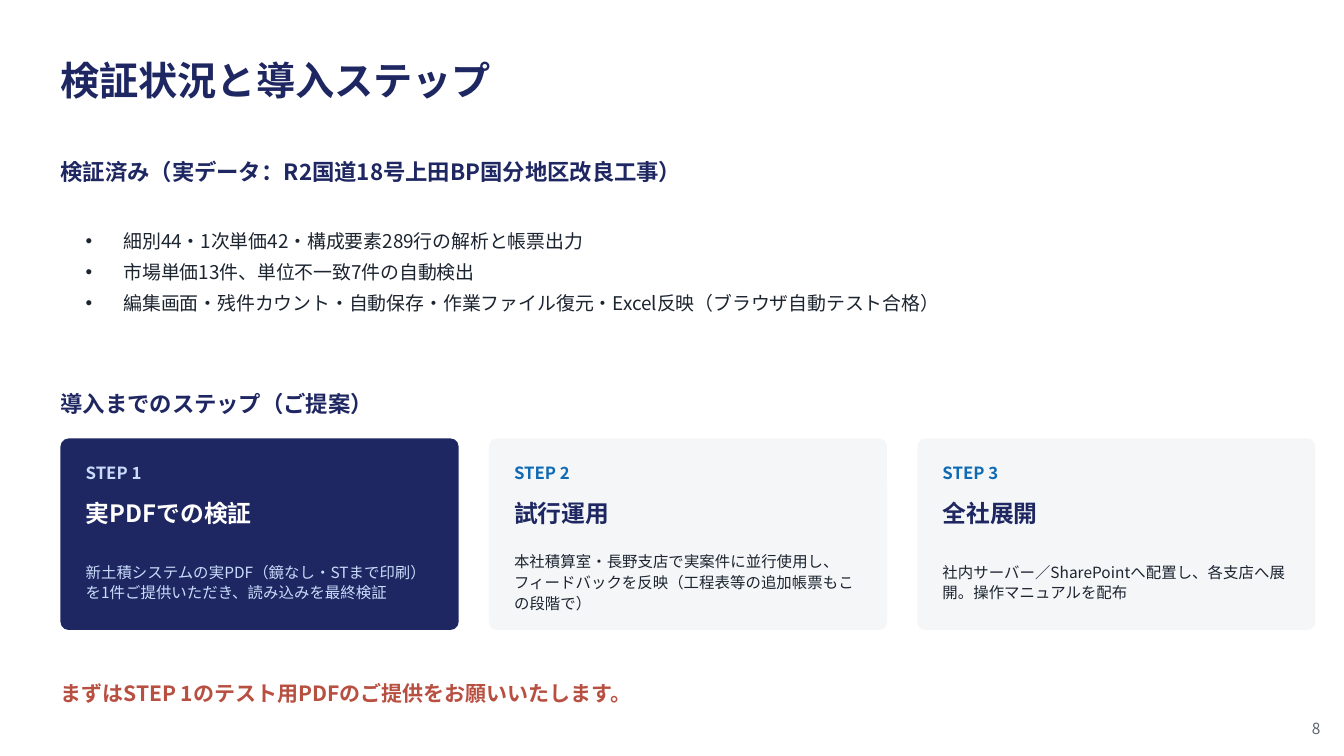
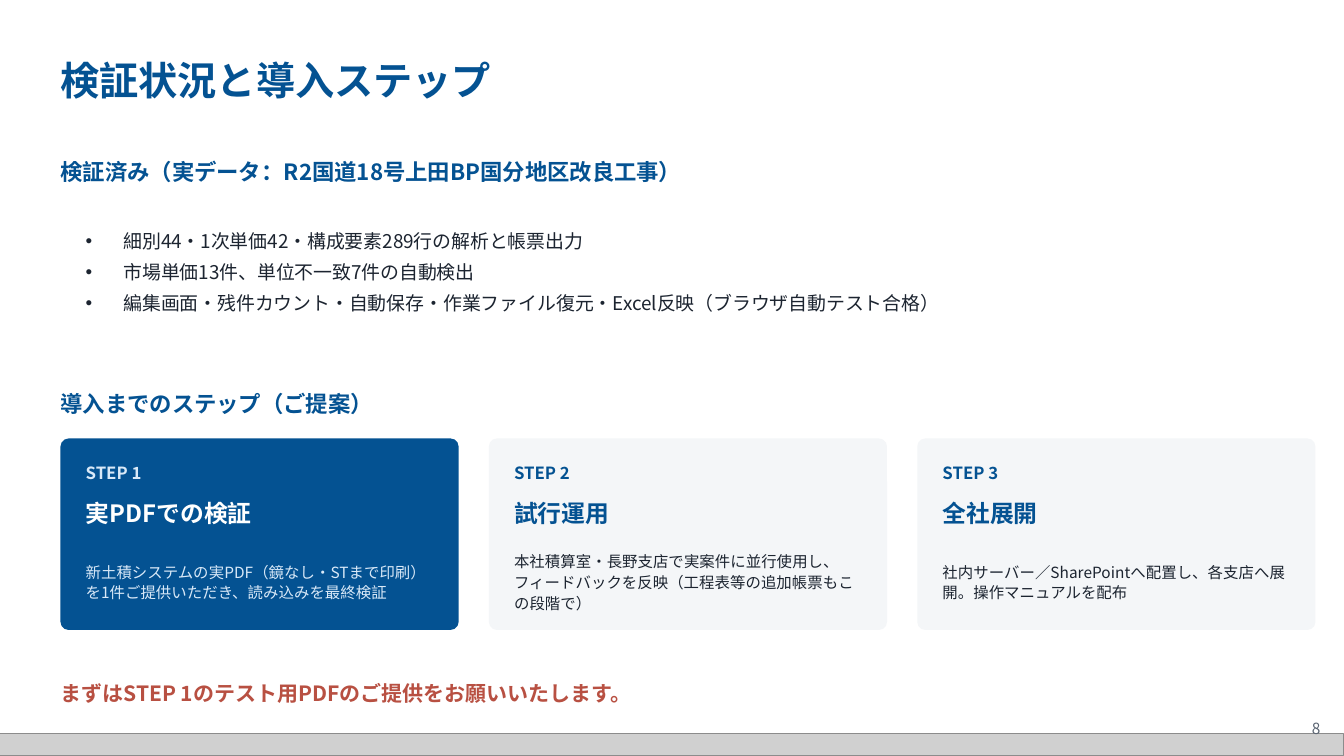
Before and after one commit to caica-inc/takashima-yuto-site, a slide deck: slide 8 of sekisan/docs/KCM積算ツール_ご説明資料.pptx. Drawn at 1344x756 pixels with LibreOffice and Linux fonts; fonts in the diff are those of the drawing; grey boxes stand for pictures. Boxes give left, top, right and bottom in pixels: in the first picture for what was removed or moved away, otherwise in the second. Text is boxed around its words. In the diff, an @@ line names an element or a change of style, - is before the commit and + after.

```diff
--- a/sekisan/docs/KCM積算ツール_ご説明資料.pptx
+++ b/sekisan/docs/KCM積算ツール_ご説明資料.pptx
@@ rounded rectangle at (x1=60, y1=439, x2=459, y2=630): fill #1E2761 to #045292 @@
@@ text "STEP 1" at (x1=86, y1=466, x2=142, y2=479): text colour #CADCFC to #D9E9F8 @@
@@ text "STEP 2" at (x1=514, y1=466, x2=570, y2=480): text colour #0F6AB4 to #045292 @@
@@ text "STEP 3" at (x1=942, y1=466, x2=998, y2=480): text colour #0F6AB4 to #045292 @@
@@ text colour #1E2761 to #045292 in 5 elements at (x1=60, y1=61, x2=491, y2=99), (x1=60, y1=160, x2=681, y2=182), (x1=60, y1=393, x2=372, y2=414), (x1=514, y1=501, x2=609, y2=525), (x1=942, y1=501, x2=1037, y2=524) @@
@@ text "新土積システムの実PDF（鏡なし・STまで印刷）を1件ご提供いただき、読み込みを最終検証" at (x1=86, y1=565, x2=426, y2=600): text colour #CADCFC to #D9E9F8 @@
@@ picture added at (x1=0, y1=734, x2=1344, y2=756) @@
```
Also in this commit, not shown: 7 other slides changed, 5 other files.
